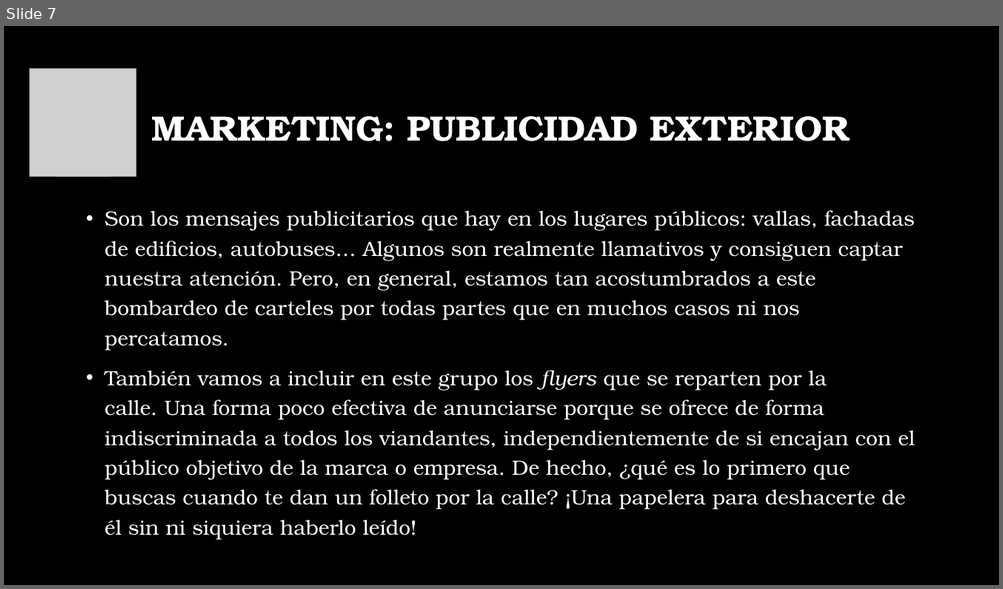
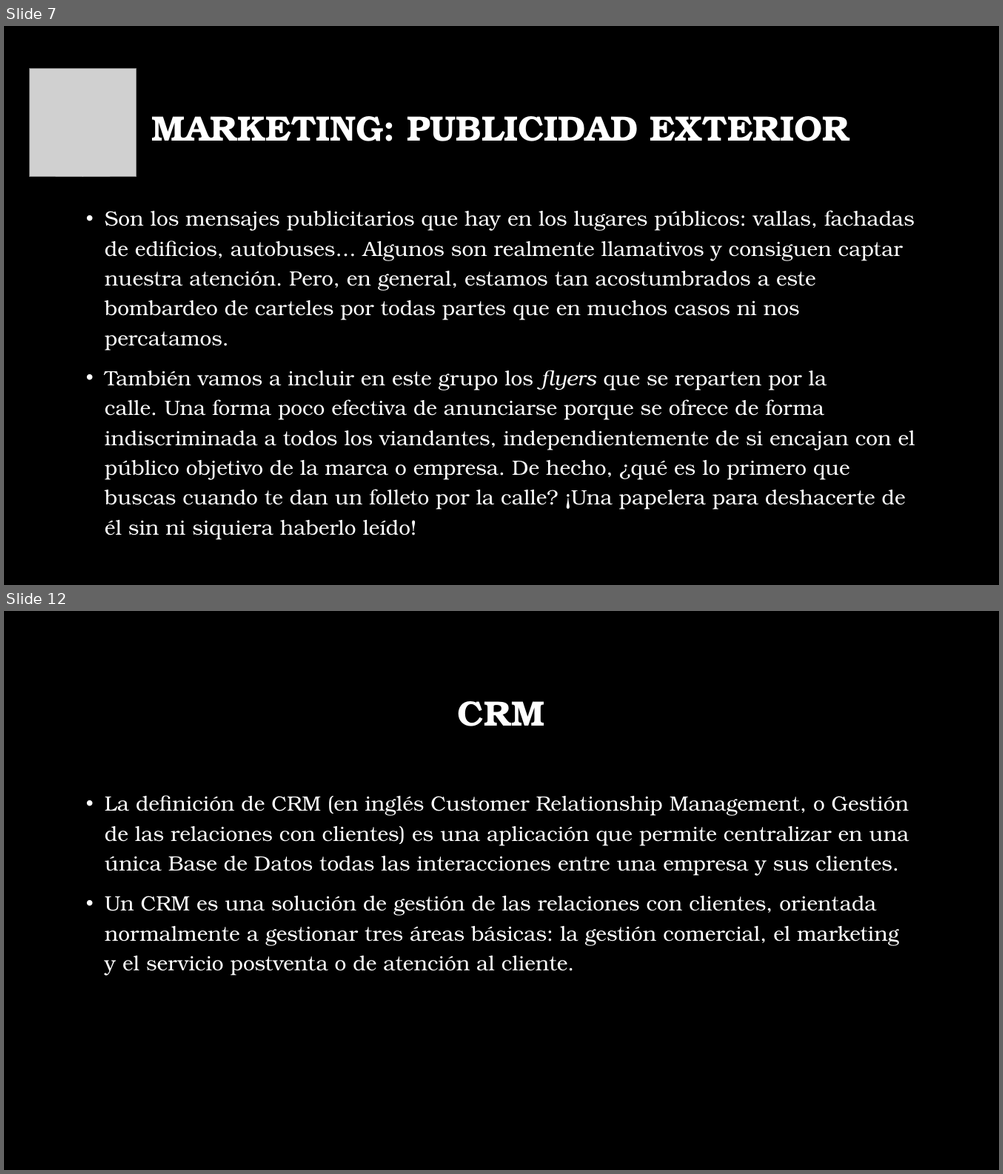
Before and after one commit to vega9190/Cuentos, a slide deck: Transpo/Presentacion.pptx. Shown one above the other, each under a label of ours: slide 7 before the commit, slides 7 and 12 after it; the slides between them are not shown. The pictures are 1003x589 and 1003x1174 pixels, drawn with LibreOffice and Linux fonts; fonts in the diff are those of the drawing; grey boxes stand for pictures; background and template pictures are left out. Boxes give left, top, right and bottom in pixels: in the first picture for what was removed or moved away, otherwise in the second. Text is boxed around its words. In the diff, an @@ line names an element or a change of style, - is before the commit and + after.

Commit message:
presentacion marketing

```diff
--- a/Transpo/Presentacion.pptx
+++ b/Transpo/Presentacion.pptx
@@ slide 12 added at (x1=4, y1=611, x2=999, y2=1170), background picture (left out) @@
@@ title added at (x1=458, y1=701, x2=544, y2=726), 34 pt, text #FFFFFF, bold @@
+CRM
@@ text added at (x1=105, y1=795, x2=909, y2=975), 20 pt, text #FFFFFF @@
+• La definición de CRM (en inglés Customer Relationship Management, o Gestión de las relaciones con clientes) es una aplicación que permite centralizar en una única Base de Datos todas las interacciones entre una empresa y sus clientes.
+• Un CRM es una solución de gestión de las relaciones con clientes, orientada normalmente a gestionar tres áreas básicas: la gestión comercial, el marketing y el servicio postventa o de atención al cliente.
```
Also in this commit, not shown: 4 slides changed, 2 other slides added, 1 other file.
